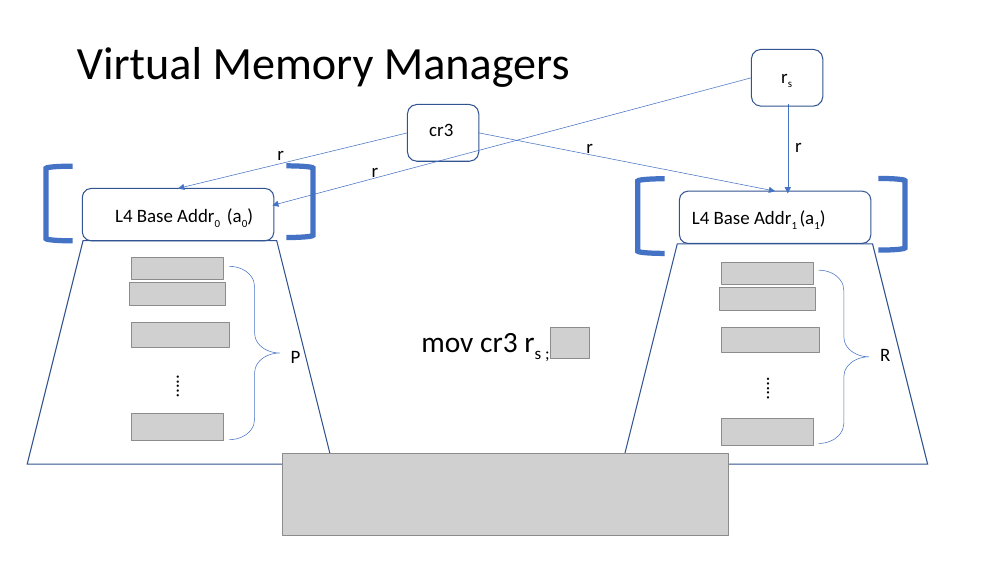
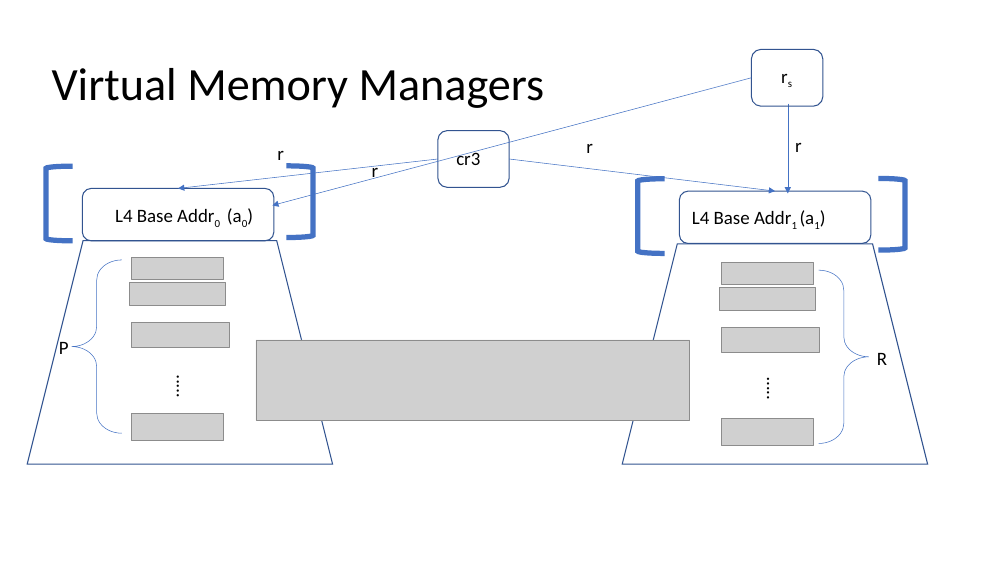
Before and after one commit to Contingent-Systems/modal_abstractions_presentations, a slide deck: slide 20 of upenn_may_24/proposal.pptx. Drawn at 1008x567 pixels with LibreOffice and Linux fonts; fonts in the diff are those of the drawing; grey boxes stand for pictures. Boxes give left, top, right and bottom in pixels: in the first picture for what was removed or moved away, otherwise in the second. Text is boxed around its words. In the diff, an @@ line names an element or a change of style, - is before the commit and + after.

```diff
--- a/upenn_may_24/proposal.pptx
+++ b/upenn_may_24/proposal.pptx
@@ title "Virtual Memory Managers": place and size @@
-title "Virtual Memory Managers" at (77,47,570,87)
+title "Virtual Memory Managers" at (52,68,545,108)
@@ rounded rectangle: place and size @@
-rounded rectangle at (408,104,479,161)
+rounded rectangle at (438,131,509,188)
@@ text "cr3": place and size @@
-text "cr3" at (429,123,453,136)
+text "cr3" at (456,150,480,165)
@@ arrow moved from (408, 133) - (178, 188) to (438, 159) - (178, 188) @@
@@ arrow moved from (479, 133) - (775, 191) to (510, 159) - (775, 191) @@
@@ right brace at (72,260,122,433): rotation 0 to 180 degrees @@
@@ picture removed at (551,327,589,358) @@
@@ text "P": place and size @@
-text "P" at (291,351,301,363)
+text "P" at (59,342,69,354)
@@ picture: place and size @@
-picture at (282,453,729,535)
+picture at (256,340,690,420)
@@ text removed at (421,333,518,353) @@
-mov cr3 rs ;
@@ text "R": place and size @@
-text "R" at (880,349,890,361)
+text "R" at (877,353,887,365)
```
Also in this commit, not shown: 12 other slides changed.
